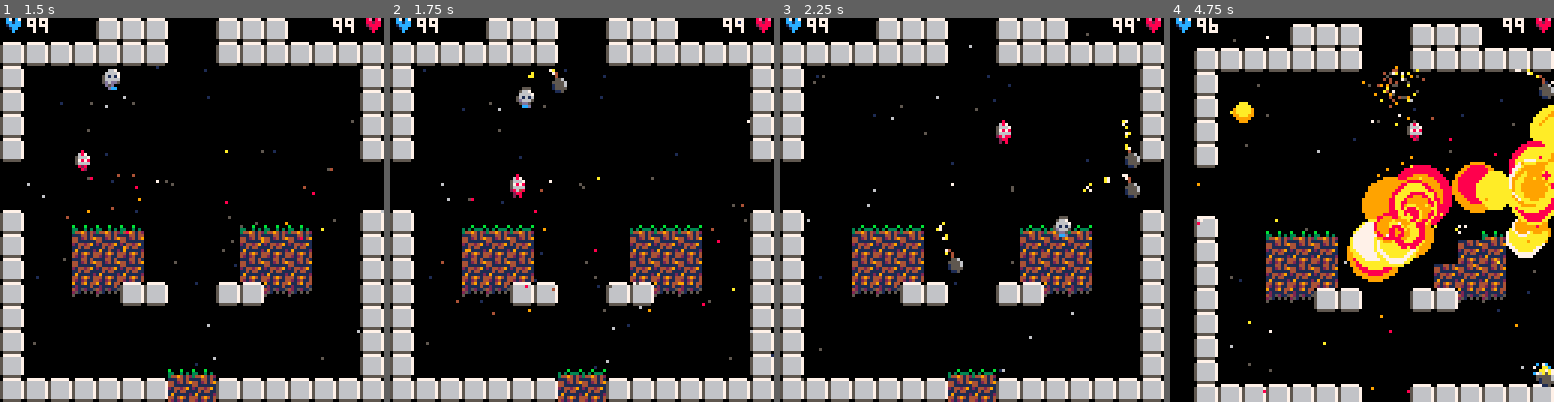
Above: before the commit, frames 1-4 (left to right).
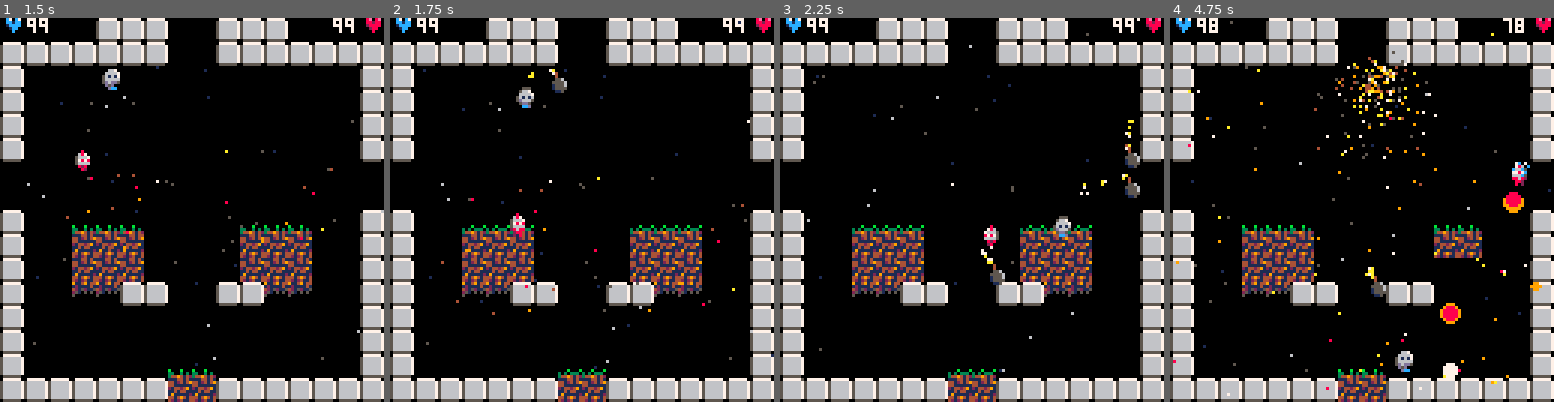
Above: after the commit, the same moments.

Repository: lkingsford/pico8-projects
Game: PICO-8 cartridge plat1.p8
The game is run twice, just before and just after one commit, with the same random seed, the same clock (stepped at 60 frames per second) and the same inputs.
Inputs:
- Up to frame 1 (1.5 s): tap X (X key) at 0.33, 1.07 s; tap O (Z key) at 0.7 s
- Up to frame 2 (1.75 s): hold Right from 1.6 s (still down); tap O (Z key) at 1.7 s
- Up to frame 3 (2.25 s): tap X (X key) at 1.85 s; release Right at 2.1 s; tap O (Z key) at 2.1 s; hold Up from 2.15 s (still down)
- Up to frame 4 (4.75 s): release Up at 2.42 s; hold Right 2.47-3.03 s; tap O (Z key) every 0.4 s from 2.5 to 4.5 s; tap X (X key) at 2.97, 4.08 s; hold Left 3.08-3.58 s; hold Down 3.63-3.97 s; hold Right 4.02-4.68 s; hold Up from 4.73 s (still down)

Frame 1 is identical in both runs. In frame 2, 0.3% of the frame differs, in the area x 31-36%, y 40-58%; in frame 3, 0.9%; in frame 4, 43%, in the area x 0-100%, y 0-100%.

Commit message:
Can bounce around when above :D

Diff:
--- a/plat1.p8
+++ b/plat1.p8
@@ -855,7 +855,7 @@
 	-- Always check if should just throw a bomb if not holding anything
 	local bomb_should_throw = should_throw(actor)
 	if (not actor.ai_next_bomb_allowed or actor.last_action > actor.ai_next_bomb_allowed)
-	and not actor.holding and bomb_should_throw then
+	and not actor.holding and (bomb_should_throw or (actor.override and actor.override.bomb)) then
 		local bomb_state = basic_ai_stat()
 		bomb_state.weight = 10
 		bomb_state.bomb = bomb_should_throw == 1
@@ -912,14 +912,14 @@
 	-- still pointing to the same go to), do that instead of the go to
 	if actor.go_to_override and actor.go_to_override.original_go_to == go_to then
 		-- Process override
-		go_to_override.t -= 1
-		go_to = go_to_override.go_to
-		if actor_distance(actor, go_to_override.go_to) < 4 then
+		actor.go_to_override.t -= 1
+		go_to = actor.go_to_override.go_to
+		if actor_distance(actor, actor.go_to_override.go_to) < 4 then
 			if go_to_override.bomb_dest then
 				-- drop a bomb if bombing dest and there
 				player_bomb(actor, true)
-			elseif go_to_override.jump_dest then
-				go_to = go_to_override.original_go_to
+			elseif actor.go_to_override.jump_dest then
+				go_to = actor.go_to_override.original_go_to
 				jump(actor)
 			end
 		end
@@ -943,6 +943,14 @@
 			end
 		end
 		printh("Creating override")
+		-- Default overrides are to see if we can jump, or see if there's a
+		-- destructable surface
+		actor.go_to_override = {
+			original_go_to = go_to,
+			go_to = run_away_to(go_to),
+			t = rnd(60)+15,
+			bomb = actor.y < go_to.y
+		}
 	end
 	::skip_override::
 
Not shown, changed: carts/plat1.p8.png
